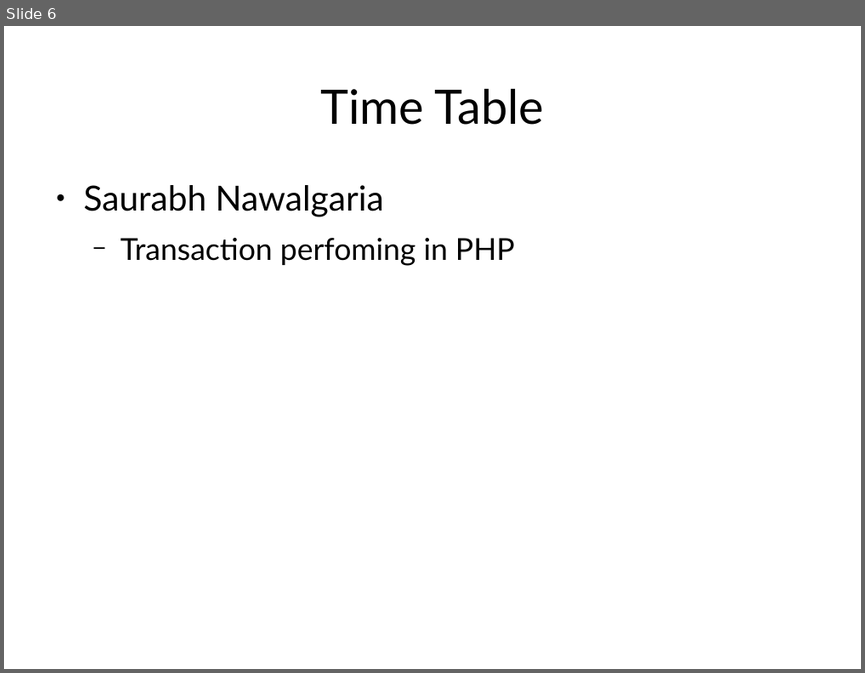
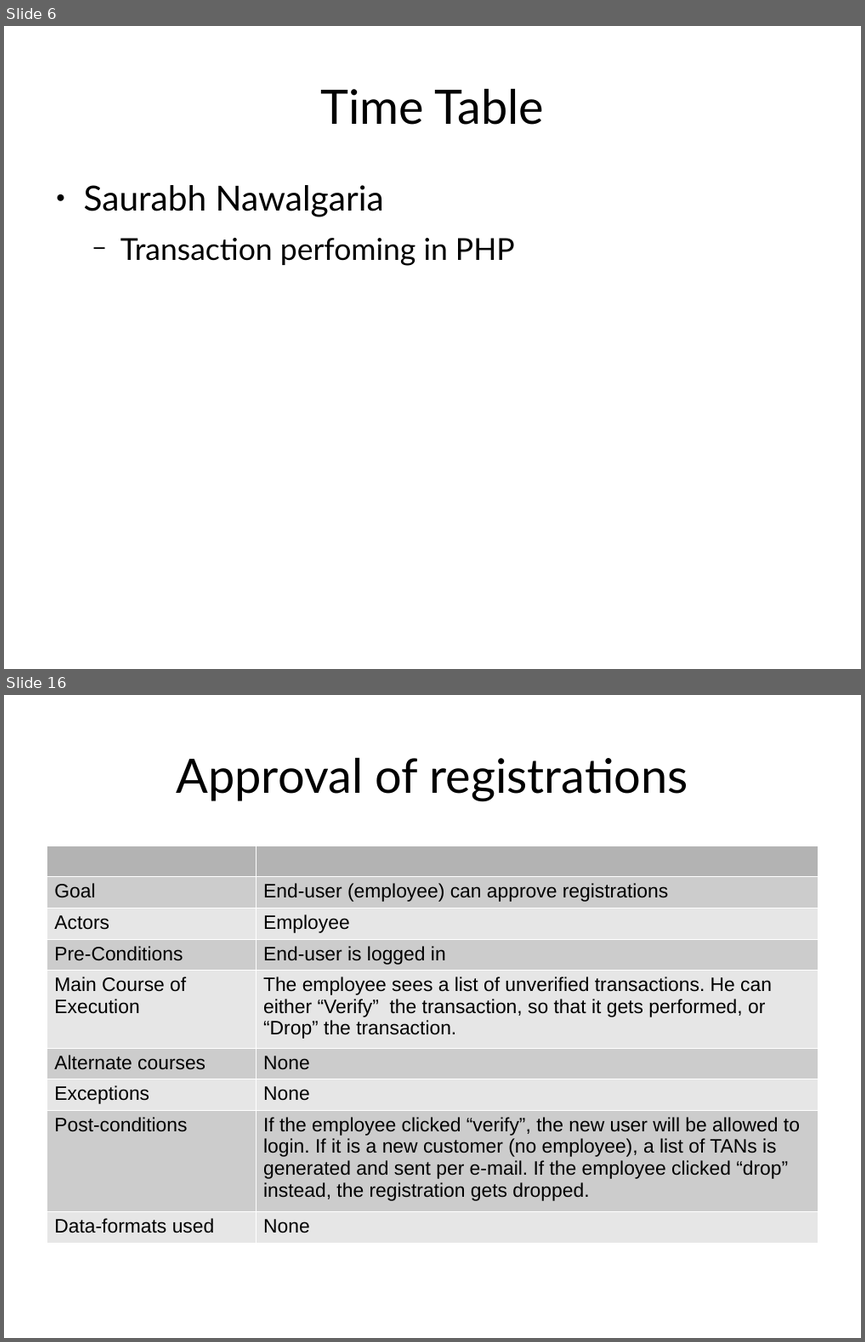
Before and after one commit to snawalgaria/SecureCoding, a slide deck: presentation/presentation.odp. Shown one above the other, each under a label of ours: slide 6 before the commit, slides 6 and 16 after it; the slides between them are not shown. The pictures are 865x673 and 865x1342 pixels, drawn with LibreOffice and Linux fonts; fonts in the diff are those of the drawing. Boxes give left, top, right and bottom in pixels: in the first picture for what was removed or moved away, otherwise in the second. Text is boxed around its words. In the diff, an @@ line names an element or a change of style, - is before the commit and + after.

```diff
--- a/presentation/presentation.odp
+++ b/presentation/presentation.odp
@@ slide 16 added at (4, 695, 861, 1338), background #FFFFFF @@
@@ title added at (177, 758, 688, 801), 44 pt, text #000000 @@
+Approval of registrations
@@ table added at (46, 845, 818, 1236), 9 rows, 2 columns @@
+ | 
+Goal | End-user (employee) can approve registrations
+Actors | Employee
+Pre-Conditions | End-user is logged in
+Main Course of Execution | The employee sees a list of unverified transactions. He can either “Verify” the transaction, so that it gets performed, or “Drop” the transaction.
+Alternate courses | None
+Exceptions | None
+Post-conditions | If the employee clicked “verify”, the new user will be allowed to login. If it is a new customer (no employee), a list of TANs is generated and sent per e-mail. If the employee clicked “drop” instead, the registration gets dropped.
+Data-formats used | None
```
Also in this commit, not shown: 1 slide changed, 10 other slides added, 1 other file.
